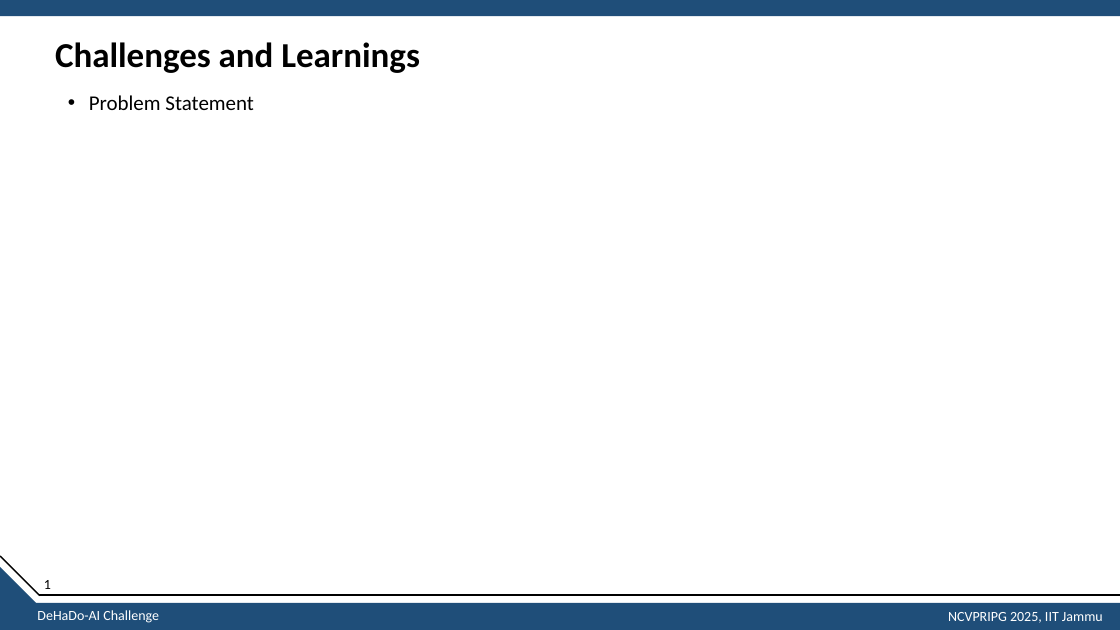
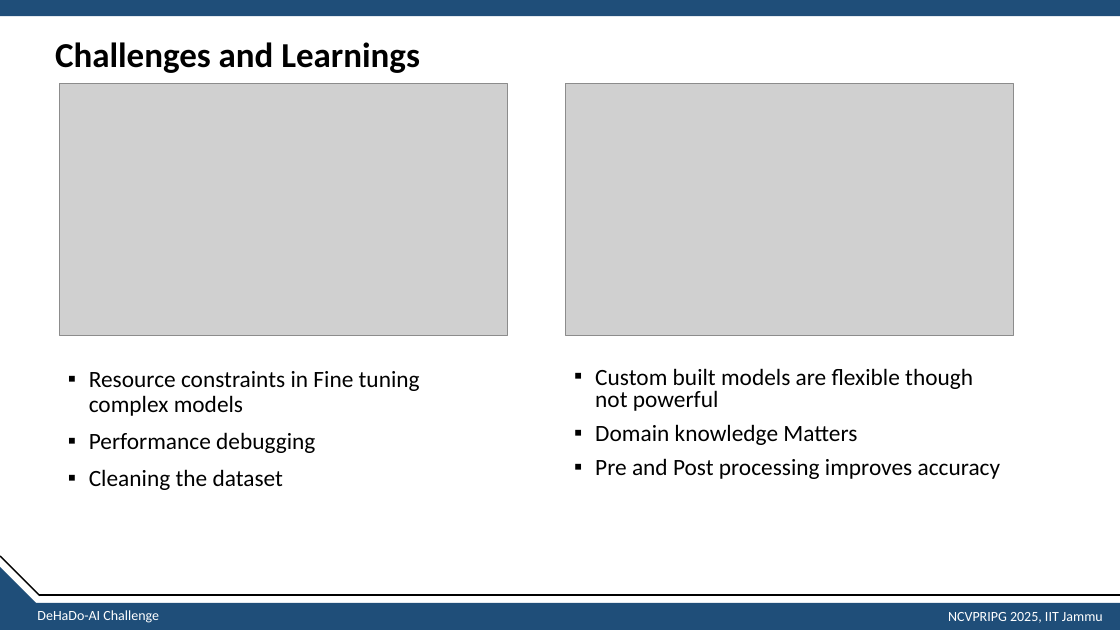
Before and after one commit to sathishkumartheta/tokenwise-dehado-ai, a slide deck: slide 16 of submission/Presentation.pptx (slide 18 before the commit). Drawn at 1120x630 pixels with LibreOffice and Linux fonts; fonts in the diff are those of the drawing; grey boxes stand for pictures. Boxes give left, top, right and bottom in pixels: in the first picture for what was removed or moved away, otherwise in the second. Text is boxed around its words. In the diff, an @@ line names an element or a change of style, - is before the commit and + after.

```diff
--- a/submission/Presentation.pptx
+++ b/submission/Presentation.pptx
@@ picture added at <box>60,83,507,335</box> @@
@@ picture added at <box>566,83,1014,335</box> @@
@@ text removed at <box>89,95,254,110</box> @@
-• Problem Statement
@@ text added at <box>89,371,420,490</box>, 20 pt, text #000000 @@
+▪ Resource constraints in Fine tuning complex models
+▪ Performance debugging
+▪ Cleaning the dataset
@@ text added at <box>595,368,1000,479</box>, 20 pt, text #000000 @@
+▪ Custom built models are flexible though not powerful
+▪ Domain knowledge Matters
+▪ Pre and Post processing improves accuracy
@@ text removed at <box>44,580,51,589</box> @@
-1
```
Also in this commit, not shown: 16 other slides changed, 1 slide added, 2 slides removed, 2 other files.
